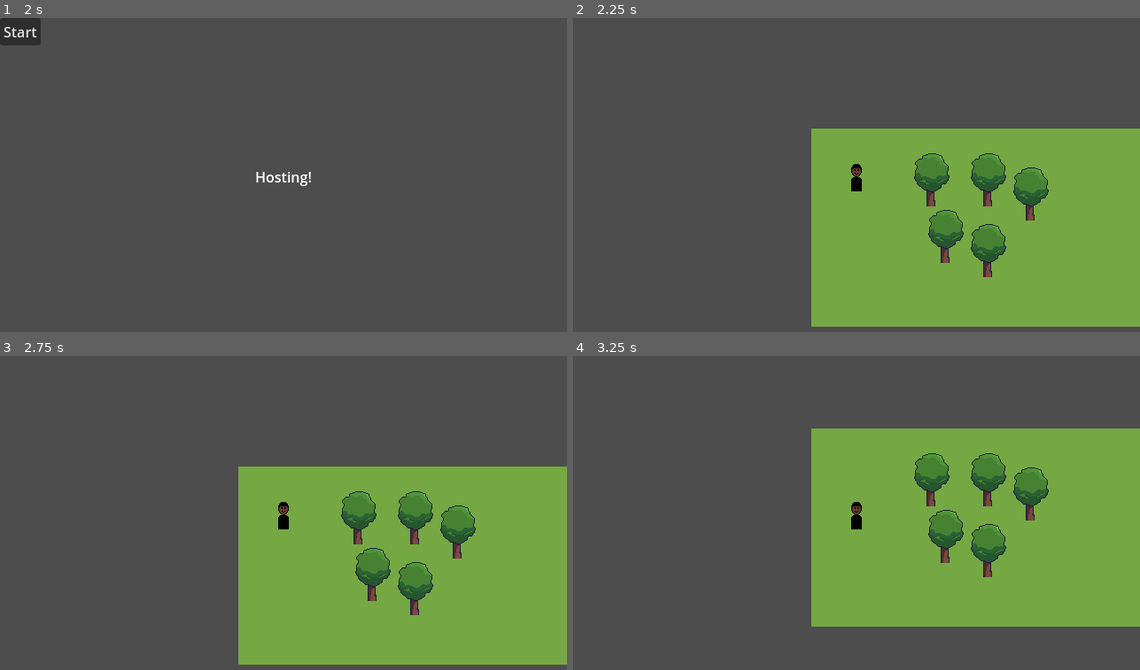
Above: before the commit, frames 1-4 (two rows, left to right).
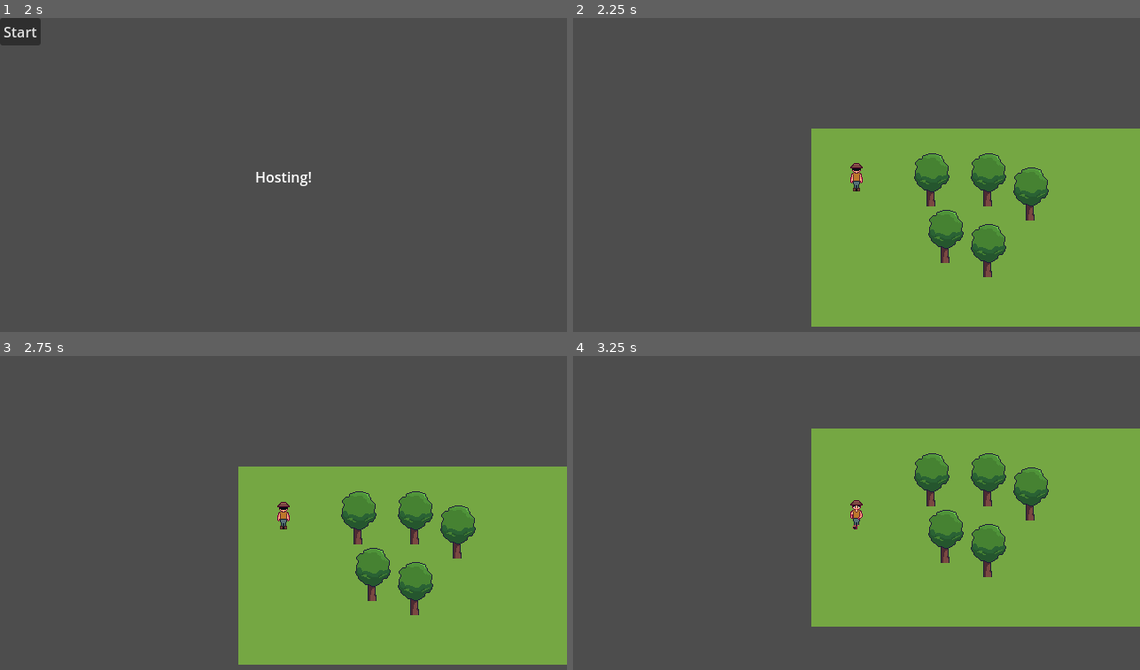
Above: after the commit, the same moments.

Repository: jeisaRaja/hollow-harvest
Game: Godot game, scene res://scenes/ui/main_menu.tscn
Same seed, same stepped clock (60 frames per second), same inputs: the game is played once before the commit and once after it. The project has no main scene, so this scene is started directly.
Inputs:
- Up to frame 1 (2 s): tap Enter at 0.5 s; hold D (right) 0.53-1.25 s; click "Host" at 1.25 s
- Up to frame 2 (2.25 s): click "Start" at 2 s
- Up to frame 3 (2.75 s): no input
- Up to frame 4 (3.25 s): tap Space at 2.75 s; hold S (down) from 2.78 s (still down)

Frame 1 is identical in both runs. In frame 2, 0.2% of the frame differs, in the area x 48-52%, y 46-56%; in frame 3, 0.2%; in frame 4, 0.2%, in the area x 48-52%, y 45-56%.

Commit message:
feat: add animation to player
- changed player sprite
- synchronized player's animation

Diff:
--- a/components/movement.gd
+++ b/components/movement.gd
@@ -10,6 +10,7 @@
 	pass
 
 
-func handle_movement():
+func handle_movement() -> Vector2:
 	player.velocity = input.direction * movement_speed
 	player.move_and_slide()
+	return input.direction
--- a/scenes/player/player.gd
+++ b/scenes/player/player.gd
@@ -3,9 +3,11 @@
 
 @export var player_camera: PackedScene
 @export var movement: PlayerMovementComponent
+@export var anim: AnimationPlayer
 
 var owner_id = 1
 var camera_instance: Camera2D
+var last_dir: Vector2
 
 
 func _enter_tree():
@@ -27,7 +29,20 @@
 func _physics_process(_delta):
 	if owner_id != multiplayer.get_unique_id():
 		return
-	movement.handle_movement()
+
+	var dir = movement.handle_movement()
+
+	if dir == Vector2.ZERO:
+		if last_dir.x != 0:
+			anim.play("idle_right" if last_dir.x > 0 else "idle_left")
+		else:
+			anim.play("idle_down" if last_dir.y > 0 else "idle_up")
+	else:
+		if dir.x != 0:
+			anim.play("walk_right" if dir.x > 0 else "walk_left")
+		else:
+			anim.play("walk_down" if dir.y > 0 else "walk_up")
+		last_dir = dir
 
 
 func update_camera_position():
--- a/scenes/player/player.tscn
+++ b/scenes/player/player.tscn
@@ -13,17 +13,191 @@
 properties/0/path = NodePath(".:position")
 properties/0/spawn = true
 properties/0/replication_mode = 1
-
-[node name="Player" type="CharacterBody2D" node_paths=PackedStringArray("movement")]
+properties/1/path = NodePath("AnimationPlayer:current_animation")
+properties/1/spawn = true
+properties/1/replication_mode = 1
+
+[sub_resource type="Animation" id="Animation_2lfa2"]
+resource_name = "walk_up"
+length = 0.8
+loop_mode = 1
+step = 0.2
+tracks/0/type = "value"
+tracks/0/imported = false
+tracks/0/enabled = true
+tracks/0/path = NodePath("Sprite2D:frame")
+tracks/0/interp = 1
+tracks/0/loop_wrap = true
+tracks/0/keys = {
+"times": PackedFloat32Array(0, 0.2, 0.4, 0.6),
+"transitions": PackedFloat32Array(1, 1, 1, 1),
+"update": 1,
+"values": [4, 5, 6, 7]
+}
+
+[sub_resource type="Animation" id="Animation_dtnjd"]
+resource_name = "walk_down"
+length = 0.8
+loop_mode = 1
+step = 0.1
+tracks/0/type = "value"
+tracks/0/imported = false
+tracks/0/enabled = true
+tracks/0/path = NodePath("Sprite2D:frame")
+tracks/0/interp = 1
+tracks/0/loop_wrap = true
+tracks/0/keys = {
+"times": PackedFloat32Array(0, 0.2, 0.4, 0.6),
+"transitions": PackedFloat32Array(1, 1, 1, 1),
+"update": 1,
+"values": [0, 1, 2, 3]
+}
+
+[sub_resource type="Animation" id="Animation_awljg"]
+length = 0.001
+tracks/0/type = "value"
+tracks/0/imported = false
+tracks/0/enabled = true
+tracks/0/path = NodePath("Sprite2D:frame")
+tracks/0/interp = 1
+tracks/0/loop_wrap = true
+tracks/0/keys = {
+"times": PackedFloat32Array(0),
+"transitions": PackedFloat32Array(1),
+"update": 1,
+"values": [0]
+}
+
+[sub_resource type="Animation" id="Animation_go17c"]
+resource_name = "walk_right"
+length = 0.8
+loop_mode = 1
+step = 0.2
+tracks/0/type = "value"
+tracks/0/imported = false
+tracks/0/enabled = true
+tracks/0/path = NodePath("Sprite2D:frame")
+tracks/0/interp = 1
+tracks/0/loop_wrap = true
+tracks/0/keys = {
+"times": PackedFloat32Array(0, 0.2, 0.4, 0.6),
+"transitions": PackedFloat32Array(1, 1, 1, 1),
+"update": 1,
+"values": [8, 9, 10, 11]
+}
+
+[sub_resource type="Animation" id="Animation_vljbr"]
+resource_name = "walk_left"
+length = 0.8
+loop_mode = 1
+step = 0.2
+tracks/0/type = "value"
+tracks/0/imported = false
+tracks/0/enabled = true
+tracks/0/path = NodePath("Sprite2D:frame")
+tracks/0/interp = 1
+tracks/0/loop_wrap = true
+tracks/0/keys = {
+"times": PackedFloat32Array(0, 0.2, 0.4, 0.6),
+"transitions": PackedFloat32Array(1, 1, 1, 1),
+"update": 1,
+"values": [12, 13, 14, 15]
+}
+
+[sub_resource type="Animation" id="Animation_xk5l6"]
+resource_name = "idle_down"
+length = 0.8
+loop_mode = 1
+step = 0.4
+tracks/0/type = "value"
+tracks/0/imported = false
+tracks/0/enabled = true
+tracks/0/path = NodePath("Sprite2D:frame")
+tracks/0/interp = 1
+tracks/0/loop_wrap = true
+tracks/0/keys = {
+"times": PackedFloat32Array(0, 0.4),
+"transitions": PackedFloat32Array(1, 1),
+"update": 1,
+"values": [16, 17]
+}
+
+[sub_resource type="Animation" id="Animation_e4sfr"]
+resource_name = "idle_up"
+loop_mode = 1
+step = 0.4
+tracks/0/type = "value"
+tracks/0/imported = false
+tracks/0/enabled = true
+tracks/0/path = NodePath("Sprite2D:frame")
+tracks/0/interp = 1
+tracks/0/loop_wrap = true
+tracks/0/keys = {
+"times": PackedFloat32Array(0, 0.4),
+"transitions": PackedFloat32Array(1, 1),
+"update": 1,
+"values": [18, 19]
+}
+
+[sub_resource type="Animation" id="Animation_y12qg"]
+resource_name = "idle_right"
+loop_mode = 1
+step = 0.4
+tracks/0/type = "value"
+tracks/0/imported = false
+tracks/0/enabled = true
+tracks/0/path = NodePath("Sprite2D:frame")
+tracks/0/interp = 1
+tracks/0/loop_wrap = true
+tracks/0/keys = {
+"times": PackedFloat32Array(0, 0.4),
+"transitions": PackedFloat32Array(1, 1),
+"update": 1,
+"values": [20, 21]
+}
+
+[sub_resource type="Animation" id="Animation_larv5"]
+resource_name = "idle_left"
+loop_mode = 1
+step = 0.4
+tracks/0/type = "value"
+tracks/0/imported = false
+tracks/0/enabled = true
+tracks/0/path = NodePath("Sprite2D:frame")
+tracks/0/interp = 1
+tracks/0/loop_wrap = true
+tracks/0/keys = {
+"times": PackedFloat32Array(0, 0.4),
+"transitions": PackedFloat32Array(1, 1),
+"update": 1,
+"values": [22, 23]
+}
+
+[sub_resource type="AnimationLibrary" id="AnimationLibrary_aw2v0"]
+_data = {
+"RESET": SubResource("Animation_awljg"),
+"idle_down": SubResource("Animation_xk5l6"),
+"idle_left": SubResource("Animation_larv5"),
+"idle_right": SubResource("Animation_y12qg"),
+"idle_up": SubResource("Animation_e4sfr"),
+"walk_down": SubResource("Animation_dtnjd"),
+"walk_left": SubResource("Animation_vljbr"),
+"walk_right": SubResource("Animation_go17c"),
+"walk_up": SubResource("Animation_2lfa2")
+}
+
+[node name="Player" type="CharacterBody2D" node_paths=PackedStringArray("movement", "anim")]
 y_sort_enabled = true
 position = Vector2(0, -16)
 collision_layer = 2
 script = ExtResource("1_2wf3d")
 player_camera = ExtResource("2_e6xf5")
 movement = NodePath("MovementComponent")
+anim = NodePath("AnimationPlayer")
 
 [node name="Sprite2D" type="Sprite2D" parent="."]
 texture = ExtResource("1_fo3sf")
+hframes = 24
 
 [node name="CollisionShape2D" type="CollisionShape2D" parent="."]
 position = Vector2(0, 15)
@@ -40,3 +214,8 @@
 
 [node name="MultiplayerSynchronizer" type="MultiplayerSynchronizer" parent="."]
 replication_config = SubResource("SceneReplicationConfig_77v5m")
+
+[node name="AnimationPlayer" type="AnimationPlayer" parent="."]
+libraries = {
+"": SubResource("AnimationLibrary_aw2v0")
+}
Binary file changed: arts/player.png
Not shown: 1 places in scenes/player/player.tscn that only renumber resources
